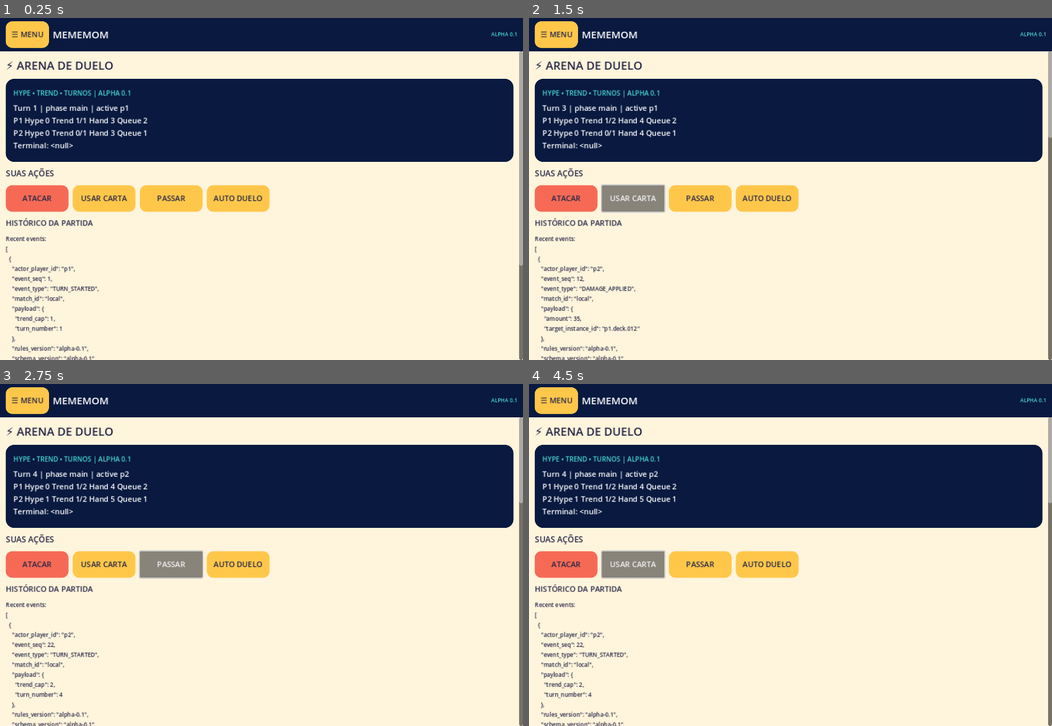
Above: before the commit, frames 1-4 (two rows, left to right).
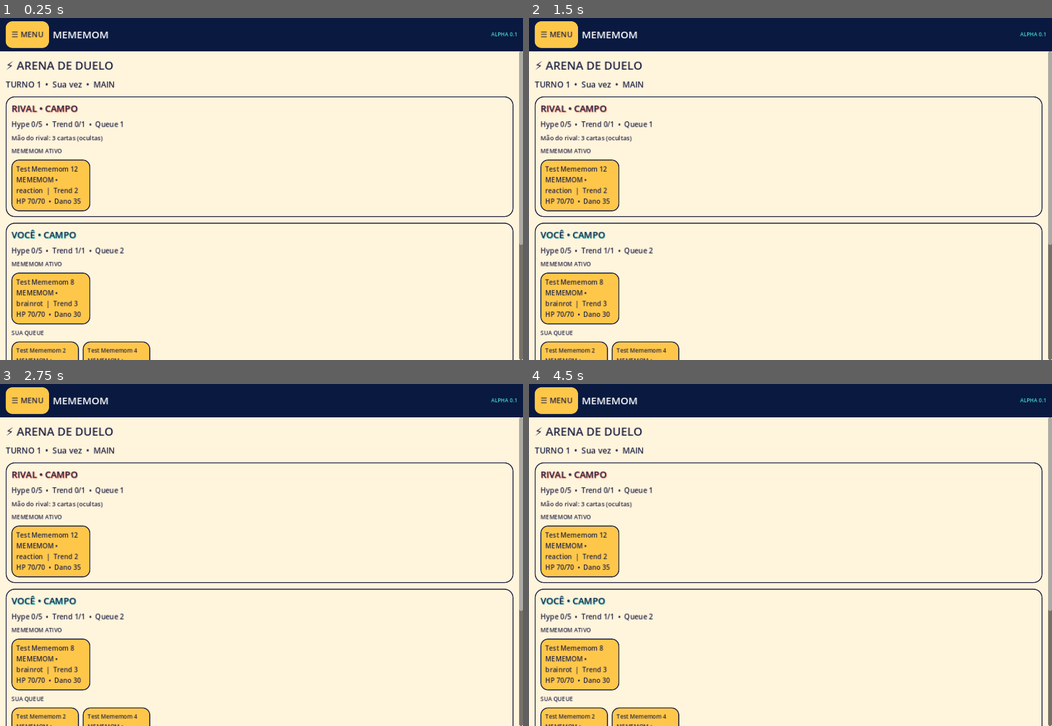
Above: after the commit, the same moments.

Repository: az1nn/meme-mon
Game: Godot game, scene res://scenes/Main.tscn
The game is run twice, just before and just after one commit, with the same random seed, the same clock (stepped at 60 frames per second) and the same inputs.
Inputs (mouse positions are in pixels of both pictures, inside the frame that each line leads up to):
- Up to frame 1 (0.25 s): no input
- Up to frame 2 (1.5 s): click (565, 199) at 0.5 s, where only the run before the commit has a clickable "ATACAR"; click (633, 199) at 1.25 s, where only the run before the commit has a clickable "USAR CARTA"
- Up to frame 3 (2.75 s): click (172, 565) at 2 s, where only the run before the commit has a clickable "PASSAR"
- Up to frame 4 (4.5 s): click (769, 565) at 2.75 s, where only the run before the commit has a clickable "AUTO DUELO"; click (565, 565) at 3.5 s, where only the run before the commit has a clickable "ATACAR"; click (633, 565) at 4.25 s, where only the run before the commit has a clickable "USAR CARTA"

The runs differ from the first frame. In frame 1, 34% of the frame differs, in the area x 1-100%, y 17-100%; in frame 2, 34%; in frame 3, 34%; in frame 4, 34%.

Commit message:
feat(art-002): integrate data-bound duel HUD without touching game rules

Diff:
--- a/src/presentation/main.gd
+++ b/src/presentation/main.gd
@@ -7,11 +7,13 @@
 const DeckValidator = preload("res://src/domain/deck_validator.gd")
 const PROFILE_PATH := "user://mememom/profile.json"
 const NavigationShell = preload("res://src/presentation/navigation_shell.gd")
+const DuelHud = preload("res://src/presentation/duel_hud.gd")
 
 var engine = DuelEngine.new()
 var bot = DeterministicBot.new("p2")
 var status_label: Label
 var event_label: Label
+var duel_hud
 
 func _ready() -> void:
 	_build_ui()
@@ -70,22 +72,14 @@
 	intro.add_theme_font_size_override("font_size", 24)
 	root.add_child(intro)
 
-	var arena := PanelContainer.new()
-	arena.add_theme_stylebox_override("panel", _arena_style())
-	root.add_child(arena)
-	var arena_body := VBoxContainer.new()
-	arena_body.add_theme_constant_override("separation", 10)
-	arena.add_child(arena_body)
-	var hint := Label.new()
-	hint.text = "HYPE • TREND • TURNOS | ALPHA 0.1"
-	hint.add_theme_color_override("font_color", NavigationShell.CYAN)
-	hint.add_theme_font_size_override("font_size", 14)
-	arena_body.add_child(hint)
+	duel_hud = DuelHud.new()
+	duel_hud.name = "DuelHud"
+	root.add_child(duel_hud)
 	status_label = Label.new()
 	status_label.autowrap_mode = TextServer.AUTOWRAP_WORD_SMART
-	status_label.add_theme_color_override("font_color", Color.WHITE)
-	status_label.add_theme_font_size_override("font_size", 16)
-	arena_body.add_child(status_label)
+	status_label.add_theme_color_override("font_color", NavigationShell.INK)
+	status_label.visible = false
+	root.add_child(status_label)
 
 	var buttons_title := Label.new()
 	buttons_title.text = "SUAS AÇÕES"
@@ -123,16 +117,6 @@
 	event_label.add_theme_font_size_override("font_size", 12)
 	root.add_child(event_label)
 
-func _arena_style() -> StyleBoxFlat:
-	var style := StyleBoxFlat.new()
-	style.bg_color = NavigationShell.NAVY
-	style.set_corner_radius_all(18)
-	style.content_margin_left = 16.0
-	style.content_margin_top = 20.0
-	style.content_margin_right = 16.0
-	style.content_margin_bottom = 20.0
-	return style
-
 func _on_global_route(route: String) -> void:
 	if route == "collection":
 		_on_collection()
@@ -199,19 +183,15 @@
 		guard += 1
 
 func _render() -> void:
-	if status_label == null:
-		return
-	var s: Dictionary = engine.state
-	var p1: Dictionary = s["players"]["p1"]
-	var p2: Dictionary = s["players"]["p2"]
-	status_label.text = "Turn %s | phase %s | active %s\nP1 Hype %s Trend %s/%s Hand %s Queue %s\nP2 Hype %s Trend %s/%s Hand %s Queue %s\nTerminal: %s" % [
-		s["turn_number"], s["phase"], s["active_player_id"],
-		p1["hype"], p1["trend"]["current"], p1["trend"]["cap"], p1["hand"].size(), p1["queue"].size(),
-		p2["hype"], p2["trend"]["current"], p2["trend"]["cap"], p2["hand"].size(), p2["queue"].size(),
-		str(s["terminal"])
-	]
-	var recent: Array = engine.events.slice(max(0, engine.events.size() - 8))
-	event_label.text = "Recent events:\n" + JSON.stringify(recent, "  ")
+	if status_label == null or duel_hud == null or engine.state.is_empty():
+		return
+	duel_hud.update_from_match(engine.state, engine.cards)
+	status_label.visible = false
+	var recent: Array = engine.events.slice(maxi(0, engine.events.size() - 5))
+	var messages := PackedStringArray()
+	for event in recent:
+		messages.append(str(event.get("event_type", "Evento")).replace("_", " ").capitalize())
+	event_label.text = "ÚLTIMOS EVENTOS: " + (" • ".join(messages) if not messages.is_empty() else "Nenhum evento")
 
 func _demo_deck() -> Array:
 	var ids: Array = engine.cards.keys()
